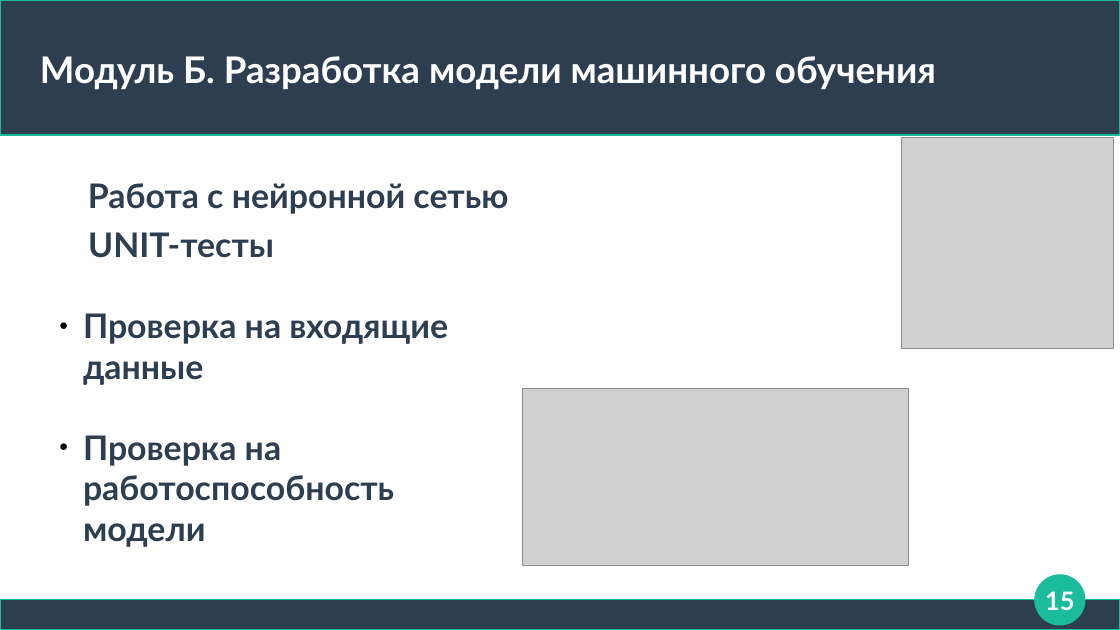
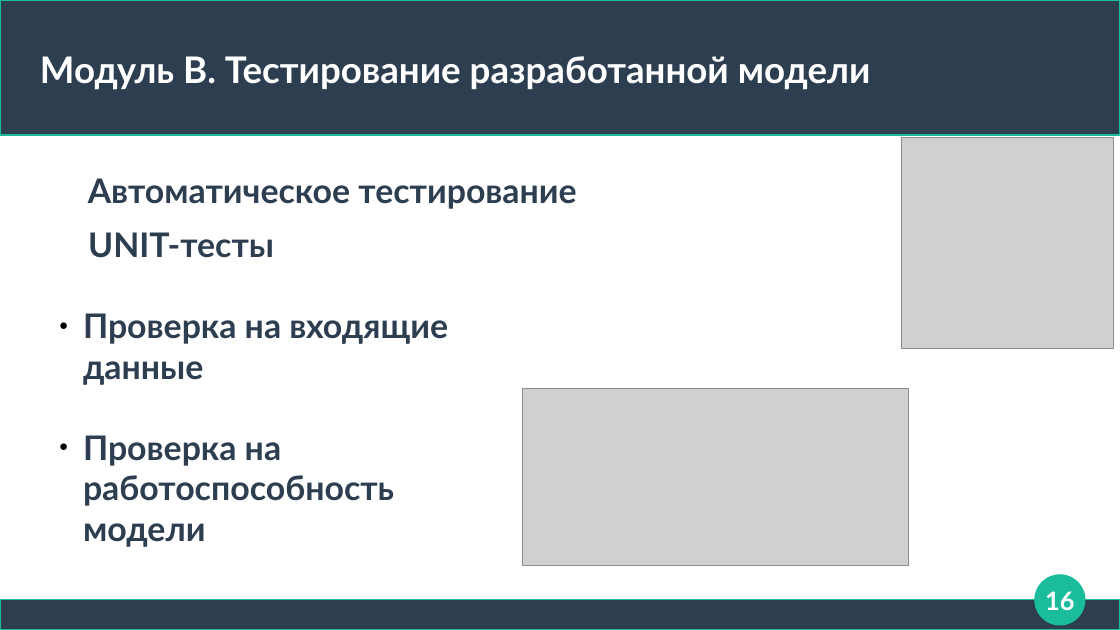
Before and after one commit to Rainfue/NLP-summary, a slide deck: slide 16 of Module4/presentation.odp (slide 15 before the commit). Drawn at 1120x630 pixels with LibreOffice and Linux fonts; fonts in the diff are those of the drawing; grey boxes stand for pictures. Boxes give left, top, right and bottom in pixels: in the first picture for what was removed or moved away, otherwise in the second. Text is boxed around its words. In the diff, an @@ line names an element or a change of style, - is before the commit and + after.

Commit message:
final presentation

```diff
--- a/Module4/presentation.odp
+++ b/Module4/presentation.odp
@@ title at [40, 56, 871, 90]: text changed @@
-Модуль Б. Разработка модели машинного обучения
+Модуль В. Тестирование разработанной модели
@@ text added at [88, 178, 576, 209], 24 pt, text #2C3E50, bold @@
+Автоматическое тестирование
@@ text removed at [88, 183, 508, 214] @@
-Работа с нейронной сетью
@@ page number at [1045, 591, 1074, 610]: text changed @@
-15
+16
```
Also in this commit, not shown: 4 other slides changed, 1 other file.
